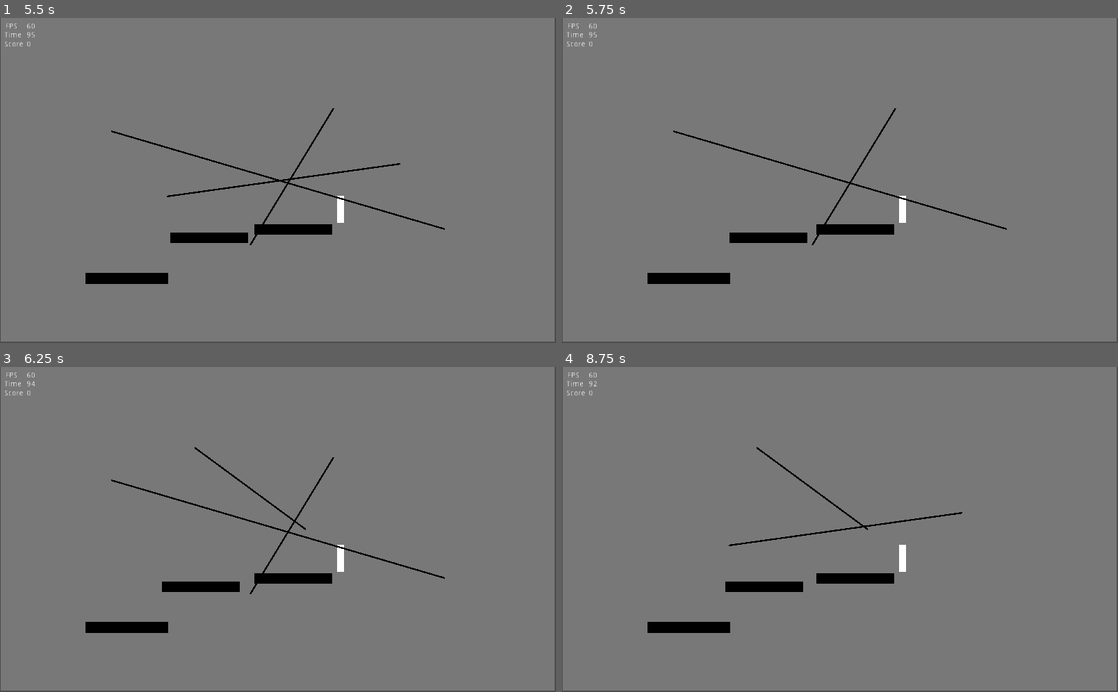
Above: before the commit, frames 1-4 (two rows, left to right).
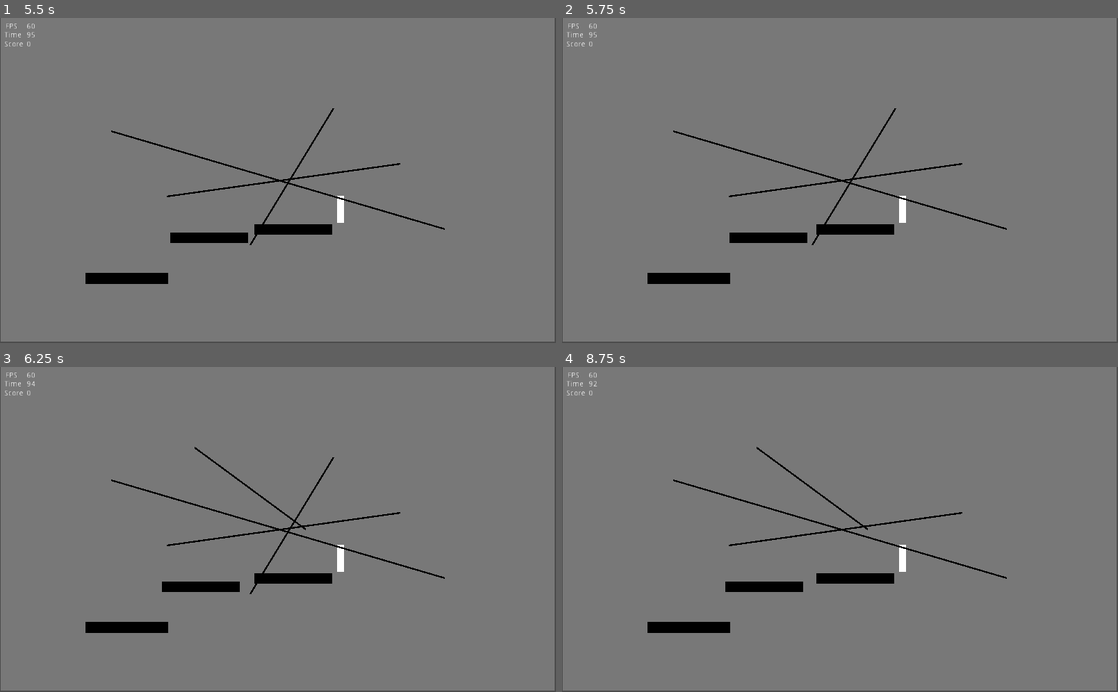
Above: after the commit, the same moments.

Repository: premieroctet/save-the-stickmans
Game: Godot game, scene res://Map1.tscn
Same seed, same stepped clock (60 frames per second), same inputs: the game is played once before the commit and once after it.
Inputs (mouse positions are in pixels of both pictures, inside the frame that each line leads up to):
- Up to frame 1 (5.5 s): tap Enter at 0.5 s; move the mouse to (400, 164) at 0.52 s; press the mouse at (400, 164) at 0.53 s; hold Right (ui_right) 0.53-2.03 s; tap Keypad Enter (ui_accept) at 0.77, 1.52, 2, 3.02, 3.77, 4.25, 4.52 s; move the mouse to (166, 196) at 1.27 s; release the mouse at (166, 196) at 1.28 s; click (166, 196) at 1.35 s; move the mouse to (333, 109) at 2.02 s; press the mouse at (333, 109) at 2.03 s; hold Left (ui_left) 2.03-2.78 s; tap S (scream) at 2.1, 4.35 s; move the mouse to (250, 245) at 2.77 s; release the mouse at (250, 245) at 2.78 s; hold Right (ui_right) 2.78-4.28 s; click (250, 245) at 2.85 s; move the mouse to (444, 229) at 3.52 s; press the mouse at (444, 229) at 3.53 s; move the mouse to (111, 131) at 4.27 s; release the mouse at (111, 131) at 4.28 s; hold Left (ui_left) 4.28-5.03 s; click (111, 131) at 4.55 s; move the mouse to (305, 180) at 5.02 s; press the mouse at (305, 180) at 5.03 s; hold Right (ui_right) from 5.03 s (still down)
- Up to frame 2 (5.75 s): keep holding Right (ui_right)
- Up to frame 3 (6.25 s): move the mouse to (194, 448) at 5.77 s; release Right (ui_right) at 5.78 s; release the mouse at (194, 448) at 5.78 s; hold Left (ui_left) from 5.78 s (still down); click (194, 448) at 5.85 s; tap Keypad Enter (ui_accept) at 6.02 s
- Up to frame 4 (8.75 s): move the mouse to (962, 513) at 6.52 s; press the mouse at (962, 513) at 6.53 s; tap S (scream) at 6.6 s; tap Keypad Enter (ui_accept) at 6.77, 7.52 s; move the mouse to (728, 545) at 7.27 s; release Left (ui_left) at 7.28 s; release the mouse at (728, 545) at 7.28 s; hold Right (ui_right) from 7.28 s (still down); click (728, 545) at 7.35 s; move the mouse to (895, 458) at 8.02 s; press the mouse at (895, 458) at 8.03 s

Frame 1 is identical in both runs. In frame 2, 0.2% of the frame differs, in the area x 30-72%, y 44-56%; in frame 3, 0.2%; in frame 4, 0.3%, in the area x 20-80%, y 34-66%.

Commit message:
sync lines

Diff:
--- a/client/Map1.gd
+++ b/client/Map1.gd
@@ -9,8 +9,7 @@
 export var lineWidth = 3
 export var time = 100
 
-var line
-var lineBody: StaticBody2D
+var drawLine
 var savedStickmans = 0
 var deadStickmans = 0
 
@@ -33,11 +32,23 @@
 
 func _input(_event: InputEvent) -> void:
 	if Input.is_action_just_pressed("click"):
-		line = Line.instance()
-		add_child(line)
+		drawLine = Line2D.new()
+		add_child(drawLine)
 
 	if Input.is_action_pressed("click"):
-		line.add_point_to_line(get_local_mouse_position())
+		drawLine.add_point(get_local_mouse_position())
+	elif drawLine:
+		Server.send_line(drawLine.points)
+		create_line(drawLine.points)
+		remove_child(drawLine)
+		drawLine = null
+
+func create_line(points):
+	var newLine = Line.instance()
+	add_child(newLine)
+
+	for point in points:
+		newLine.add_point_to_line(point)
 
 func _on_EndArea_body_entered(body):
 	if body == $Player:
--- a/client/Server.gd
+++ b/client/Server.gd
@@ -5,9 +5,11 @@
 var connected = false
 var players = {}
 var player
+var map
 
 func _ready():
 	player = get_tree().get_root().get_node('Main/Player')
+	map = get_tree().get_root().get_node('Main')
 
 	var peer = NetworkedMultiplayerENet.new()
 	peer.set_dtls_verify_enabled(false)
@@ -34,9 +36,16 @@
 	if connected:
 		rpc("apply_fear", position)
 
+func send_line(line):
+	if connected:
+		rpc("add_line", line)
+
 func end():
 	if connected:
-		rpc_unreliable_id(1, "player_end")
+		rpc_id(1, "player_end")
+
+remote func add_line(points):
+	map.create_line(points)
 
 remote func reset():
 	for id in players:
